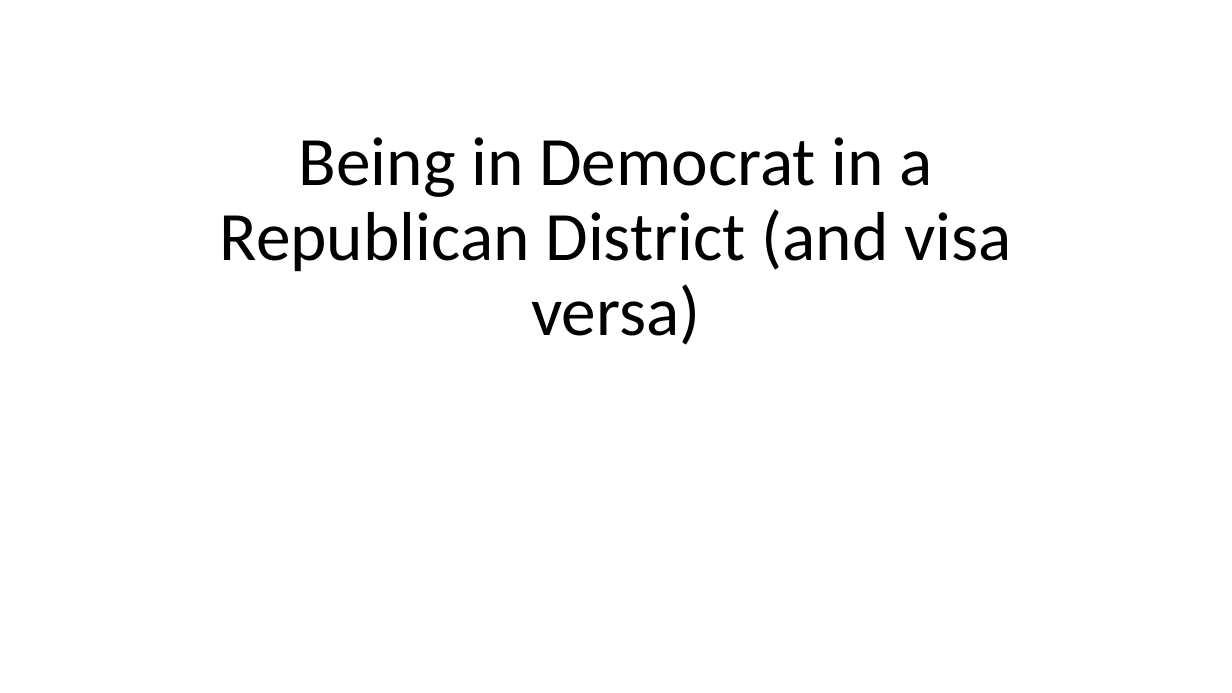
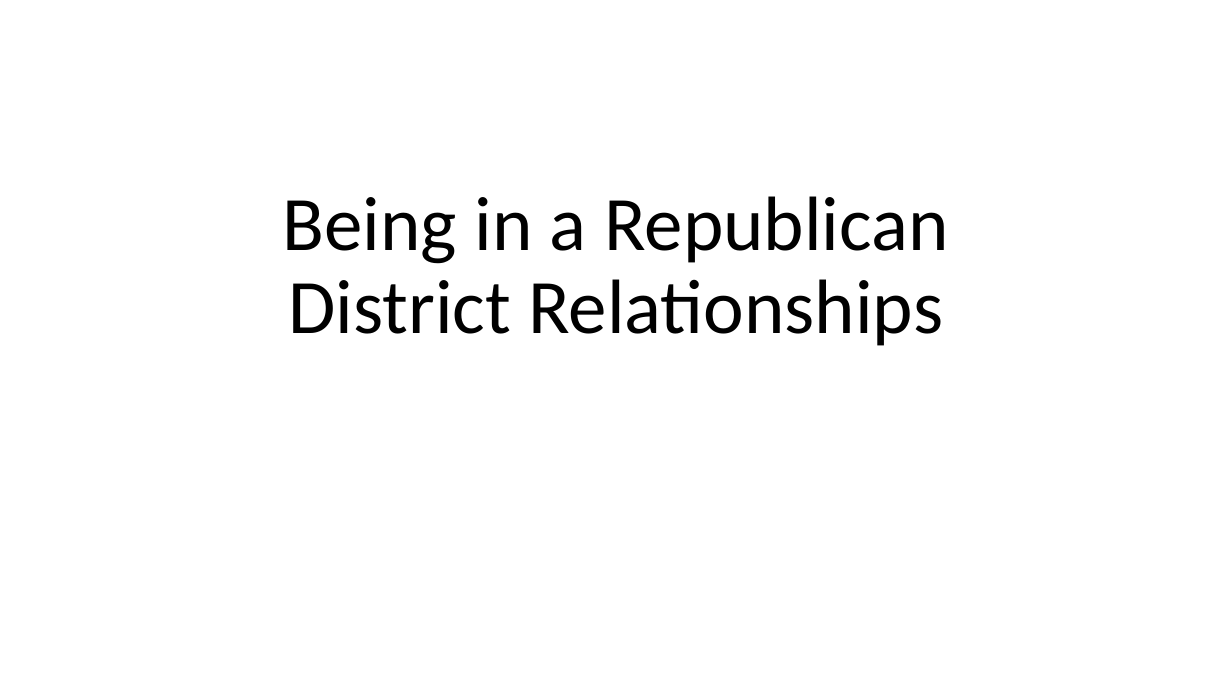
Before and after one commit to chrissoria/BICS_Political_Polarization, a slide deck: slide 23 of plots/Preliminary_Plots.pptx (slide 9 before the commit). Drawn at 1232x693 pixels with LibreOffice and Linux fonts; fonts in the diff are those of the drawing. Boxes give left, top, right and bottom in pixels: in the first picture for what was removed or moved away, otherwise in the second. Text is boxed around its words. In the diff, an @@ line names an element or a change of style, - is before the commit and + after.

```diff
--- a/plots/Preliminary_Plots.pptx
+++ b/plots/Preliminary_Plots.pptx
@@ title at <box>283,196,949,346</box>: text changed; size 54 to 60 pt @@
-Being in Democrat in a Republican District (and visa versa)
+Being in a Republican District Relationships
```
Also in this commit, not shown: 4 other slides changed, 23 slides added, 9 slides removed, 22 other files.
